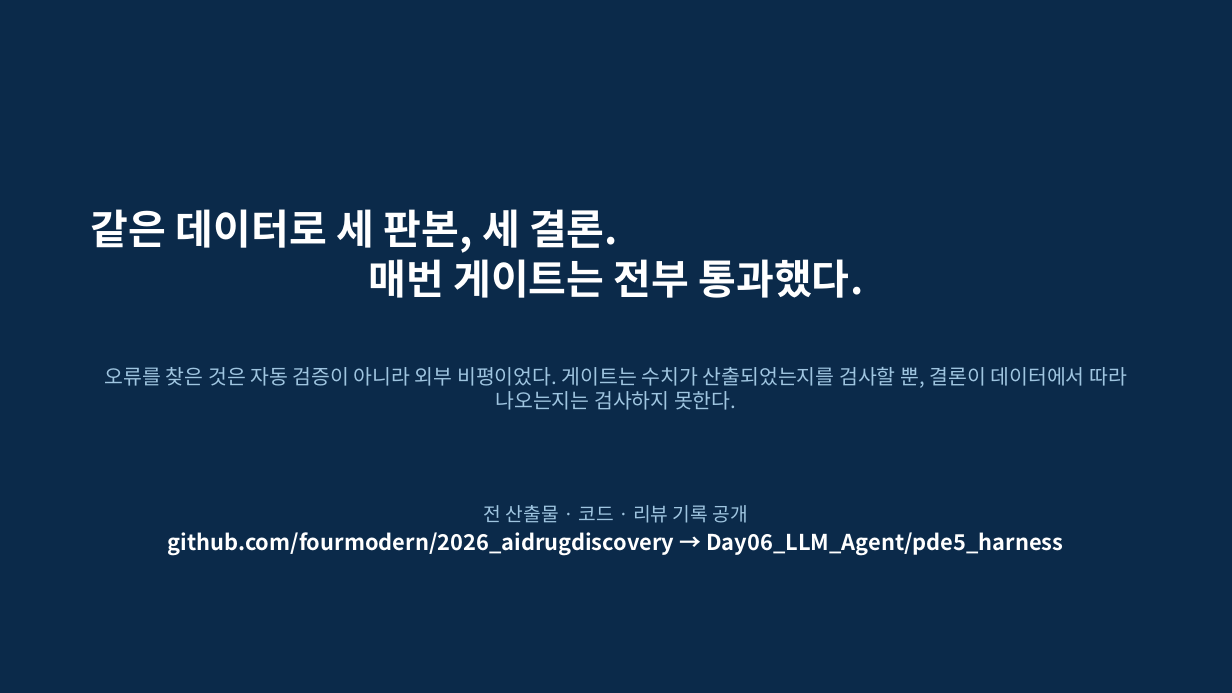
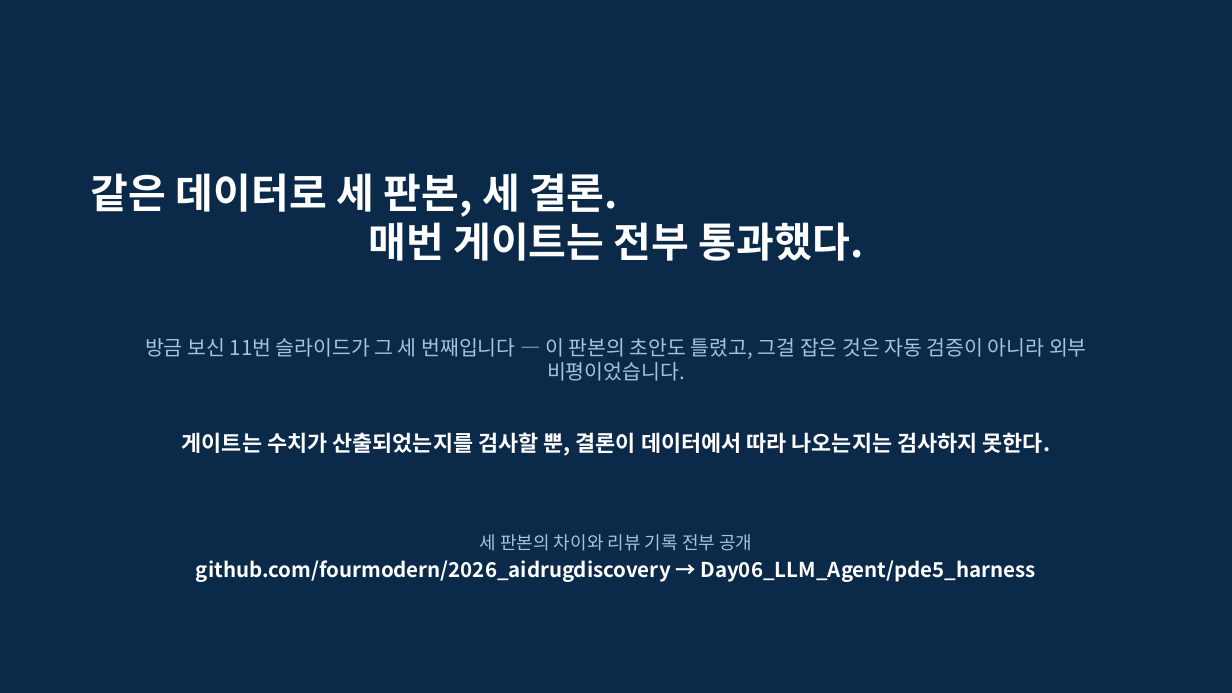
Before and after one commit to fourmodern/2026_aidrugdiscovery, a slide deck: slide 13 of Day06_LLM_Agent/pde5_harness/sample_run/report/docs/talk_16x9.pptx. Drawn at 1232x693 pixels with LibreOffice and Linux fonts; fonts in the diff are those of the drawing. Boxes give left, top, right and bottom in pixels: in the first picture for what was removed or moved away, otherwise in the second. Text is boxed around its words. In the diff, an @@ line names an element or a change of style, - is before the commit and + after.

```diff
--- a/Day06_LLM_Agent/pde5_harness/sample_run/report/docs/talk_16x9.pptx
+++ b/Day06_LLM_Agent/pde5_harness/sample_run/report/docs/talk_16x9.pptx
@@ text "같은 데이터로 세 판본, 세 ...": place and size @@
-text "같은 데이터로 세 판본, 세 ..." at (91, 209, 864, 298)
+text "같은 데이터로 세 판본, 세 ..." at (91, 173, 864, 261)
@@ text at (145, 338, 1087, 381): text changed @@
-오류를 찾은 것은 자동 검증이 아니라 외부 비평이었다. 게이트는 수치가 산출되었는지를 검사할 뿐, 결론이 데이터에서 따라 나오는지는 검사하지 못한다.
+방금 보신 11번 슬라이드가 그 세 번째입니다 — 이 판본의 초안도 틀렸고, 그걸 잡은 것은 자동 검증이 아니라 외부 비평이었습니다.
@@ text added at (182, 432, 1051, 456), 17 pt, text #FFFFFF, bold @@
+게이트는 수치가 산출되었는지를 검사할 뿐, 결론이 데이터에서 따라 나오는지는 검사하지 못한다.
@@ text "세 판본의 차이와 리뷰 기록 ...": place and size @@
-text "세 판본의 차이와 리뷰 기록 ..." at (168, 505, 1063, 556)
+text "세 판본의 차이와 리뷰 기록 ..." at (196, 534, 1036, 582)
@@ text at (480, 534, 752, 551): text changed; size 15 to 14 pt @@
-전 산출물 · 코드 · 리뷰 기록 공개
+세 판본의 차이와 리뷰 기록 전부 공개
@@ text at (196, 560, 1036, 582): size 17 to 16 pt in "github.com/fourmodern/2026_aidrugdiscovery → Day06_LLM_Agent ..." @@
```
Also in this commit, not shown: 7 other slides changed, 4 slides added, 4 slides removed, 25 other files.
